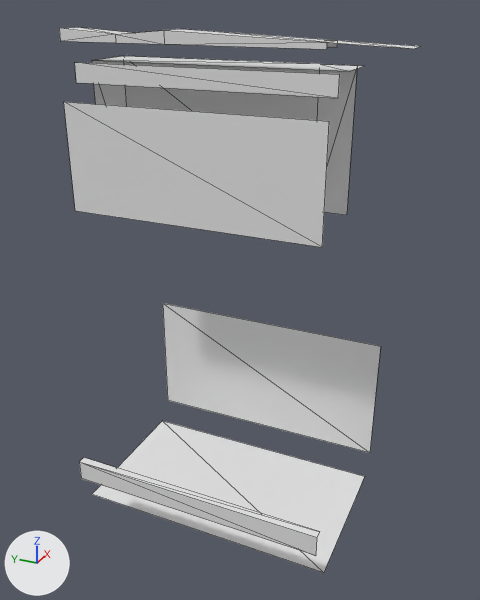
An edit to the glTF model assets/models/AddBuilding_Glass2.glb, drawn before and after from the same camera.
One viewpoint serves both versions: a 50 mm lens placed at (-0.0993, -0.0531, 0.0059), pointed at (-0.0047, -0.0106, -0.0414). Every picture has the same lights, and +X, +Y and +Z are marked at lower left. Mesh edges are drawn as thin lines. Where no turn or scale is listed for an object, it has been applied to the vertices. Vertices at the same position are counted once.

In view in the first picture: 'AddBuilding_Glass2'.
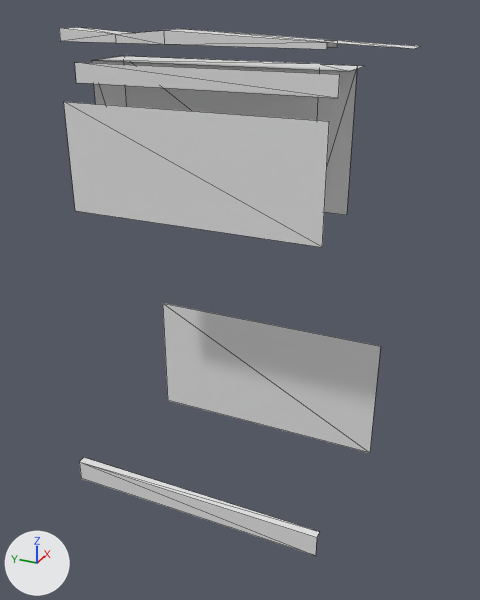
Location of each change, [x1, y1, x2, y2] in pixels of the pictures (480 x 600 px):
'AddBuilding_Glass2', reshaped
    before: [59, 27, 421, 573]
    after: [59, 27, 421, 556]
part 1 of me_mesh_0, deleted
    before: [92, 421, 365, 573]

Diff of the bpy script that builds the scene:
```diff
--- a/assets/models/AddBuilding_Glass2.glb.py
+++ b/assets/models/AddBuilding_Glass2.glb.py
@@ me_mesh_0 @@
 me_mesh_0.from_pydata(...)  # 58 vertices, 44 faces; spans x -0.0216..0.0153, y -0.0353..0.0231, z -0.0812..0.0011
 # used by ob_addbuilding_glass2; location = (-0.0029, 0.0, 0.0)
+# me_mesh_0 part 1: the loose piece of 4 vertices spanning x -0.016..0.0107, y -0.0322..0.0142, z -0.0812..-0.0811 is deleted
```
